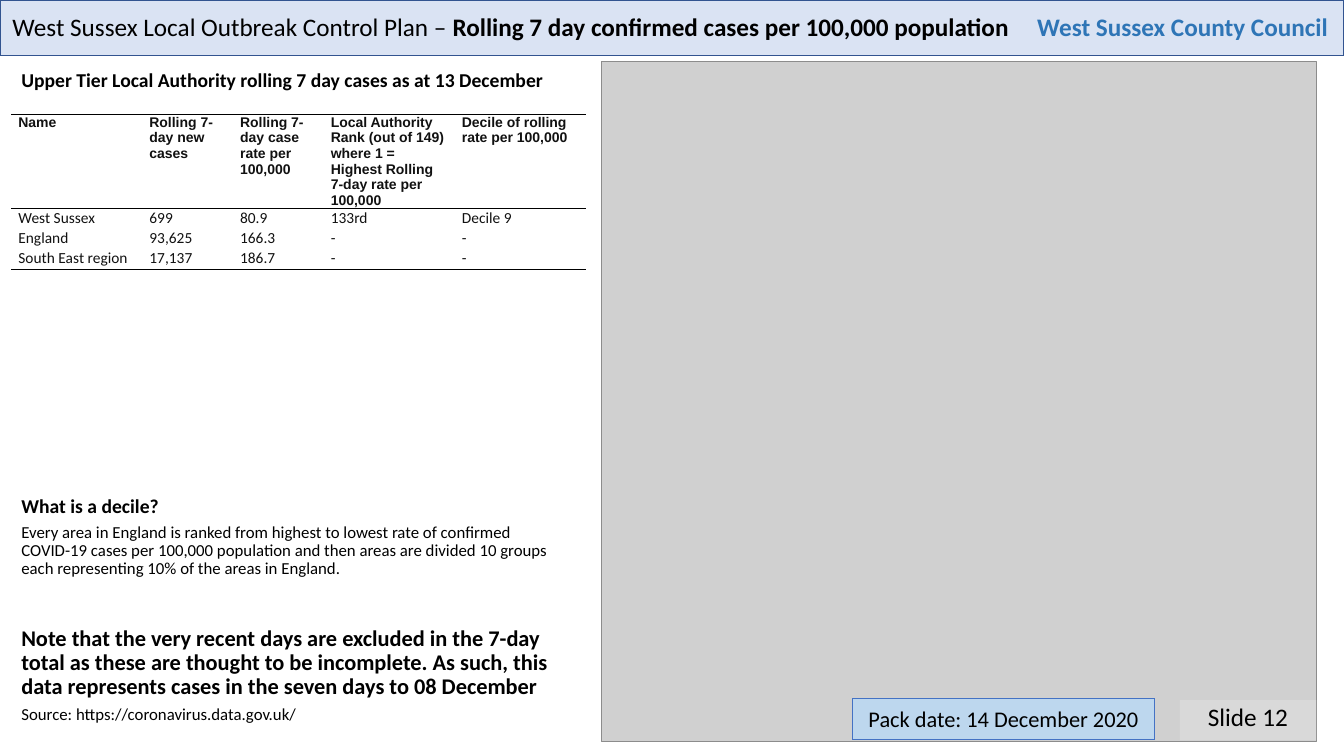
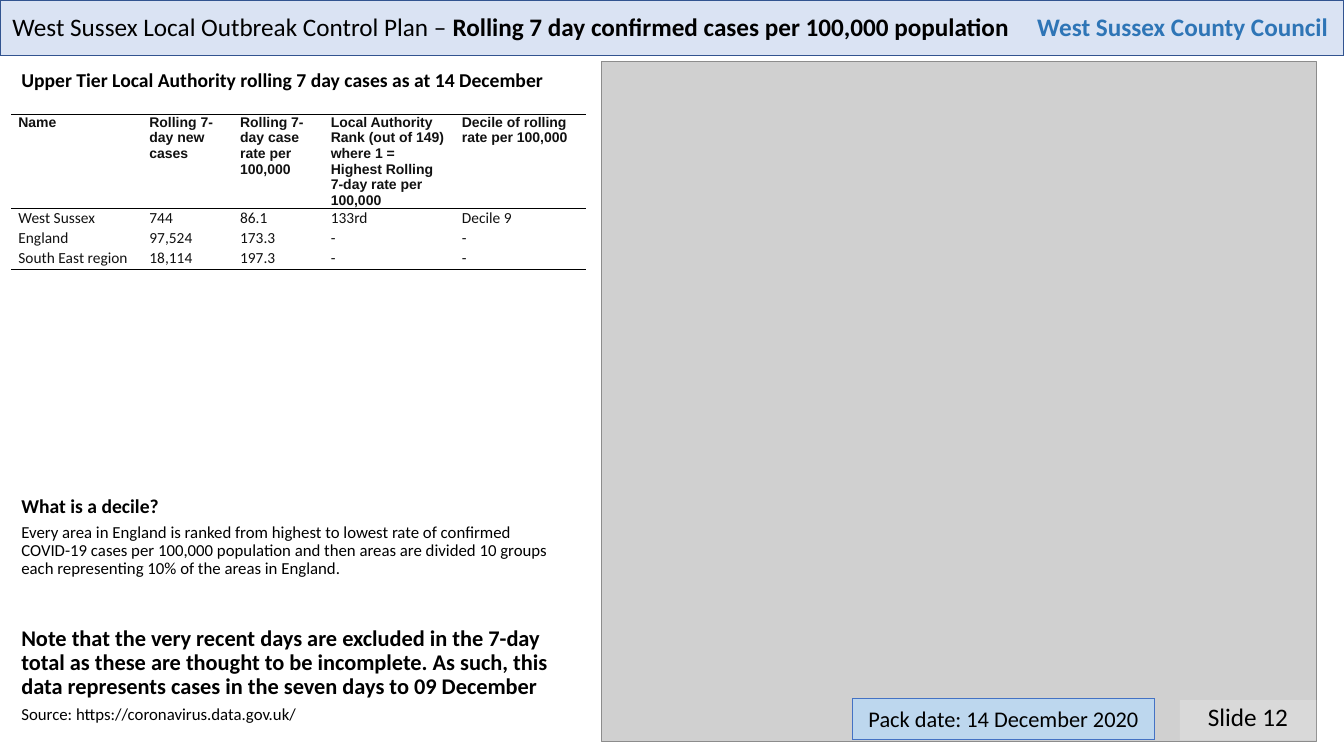
Before and after one commit to psychty/wsx_covid_datapack_public, a slide deck: slide 12 of Latest_West_Sussex_C19_slide_deck.pptx. Drawn at 1344x756 pixels with LibreOffice and Linux fonts; fonts in the diff are those of the drawing; grey boxes stand for pictures. Boxes give left, top, right and bottom in pixels: in the first picture for what was removed or moved away, otherwise in the second. Text is boxed around its words. In the diff, an @@ line names an element or a change of style, - is before the commit and + after.

```diff
--- a/Latest_West_Sussex_C19_slide_deck.pptx
+++ b/Latest_West_Sussex_C19_slide_deck.pptx
@@ text at [21, 73, 543, 91]: text changed @@
-Upper Tier Local Authority rolling 7 day cases as at 13 December
+Upper Tier Local Authority rolling 7 day cases as at 14 December
@@ table at [11, 115, 586, 394] @@
-row 2, column 2: 699
+row 2, column 2: 744
-row 2, column 3: 80.9
+row 2, column 3: 86.1
-row 3, column 2: 93,625
+row 3, column 2: 97,524
-row 3, column 3: 166.3
+row 3, column 3: 173.3
-row 4, column 2: 17,137
+row 4, column 2: 18,114
-row 4, column 3: 186.7
+row 4, column 3: 197.3
@@ text at [21, 630, 547, 698]: text changed @@
-Note that the very recent days are excluded in the 7-day total as these are thought to be incomplete. As such, this data represents cases in the seven days to 08 December
+Note that the very recent days are excluded in the 7-day total as these are thought to be incomplete. As such, this data represents cases in the seven days to 09 December
```
Also in this commit, not shown: 4 other slides changed, 56 other files.
